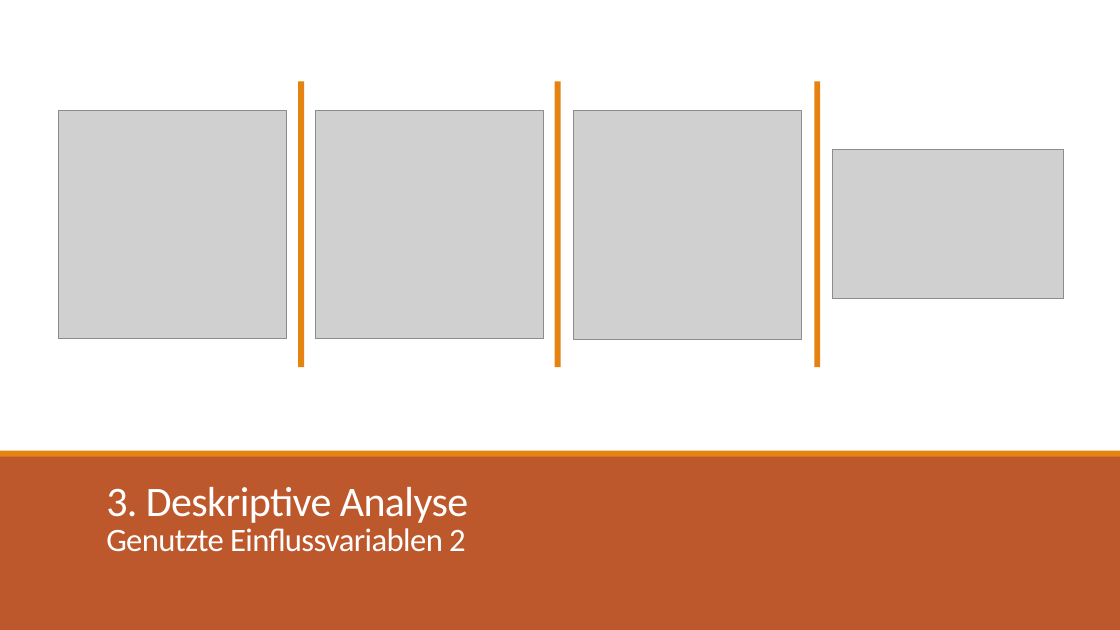
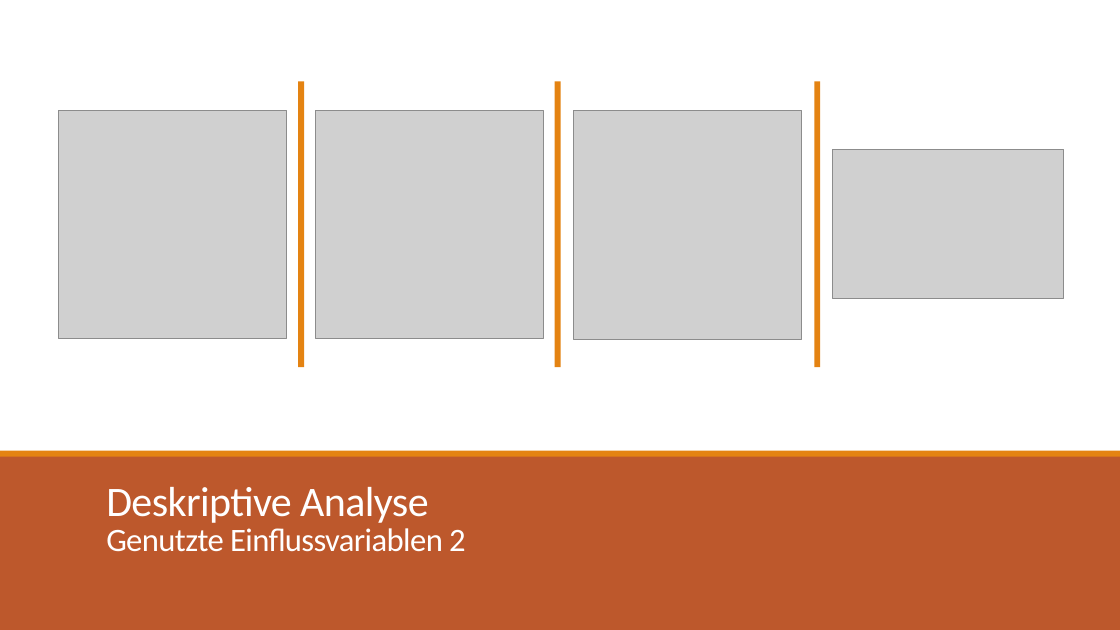
Before and after one commit to julian-steiner-ai/ai-b-4-ml-project, a slide deck: slide 7 of presentation/Validierung von Aussagen auf Versicherungs-Anträgen mithilfe ML.pptx. Drawn at 1120x630 pixels with LibreOffice and Linux fonts; fonts in the diff are those of the drawing; grey boxes stand for pictures. Boxes give left, top, right and bottom in pixels: in the first picture for what was removed or moved away, otherwise in the second. Text is boxed around its words. In the diff, an @@ line names an element or a change of style, - is before the commit and + after.

```diff
--- a/presentation/Validierung von Aussagen auf Versicherungs-Anträgen mithilfe ML.pptx
+++ b/presentation/Validierung von Aussagen auf Versicherungs-Anträgen mithilfe ML.pptx
@@ title at (x1=106, y1=487, x2=466, y2=552): text changed @@
-3. Deskriptive Analyse
-Genutzte Einflussvariablen 2
+Deskriptive Analyse
+Genutzte Einflussvariablen 2
```
Also in this commit, not shown: 5 other slides changed, 2 slides added, 1 slide removed.
